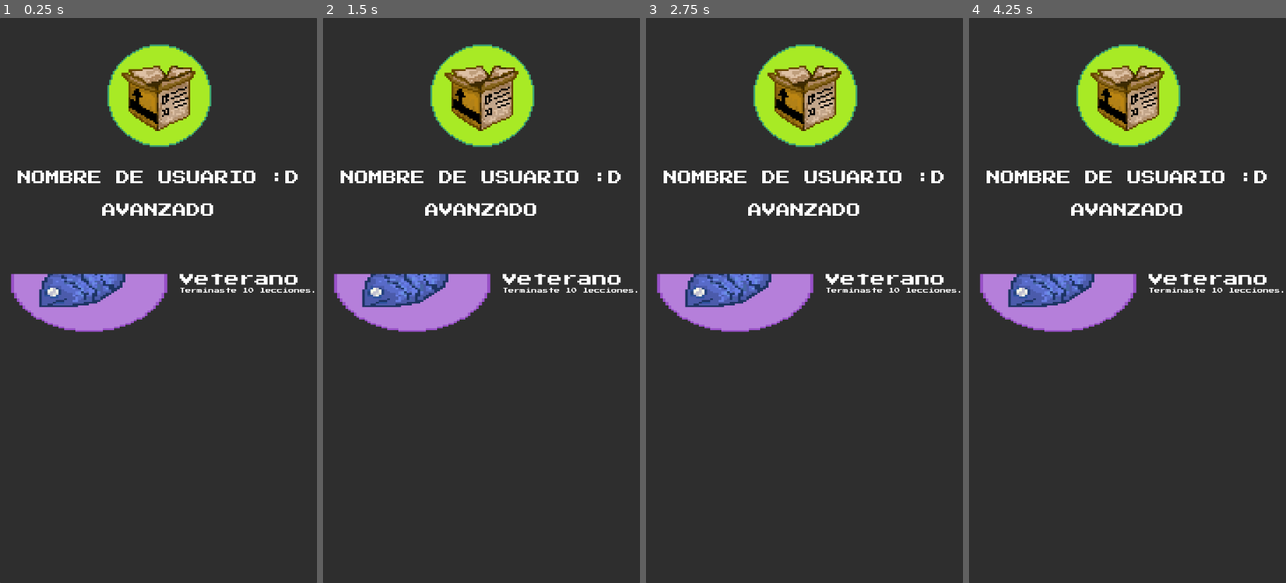
Above: before the commit, frames 1-4 (left to right).
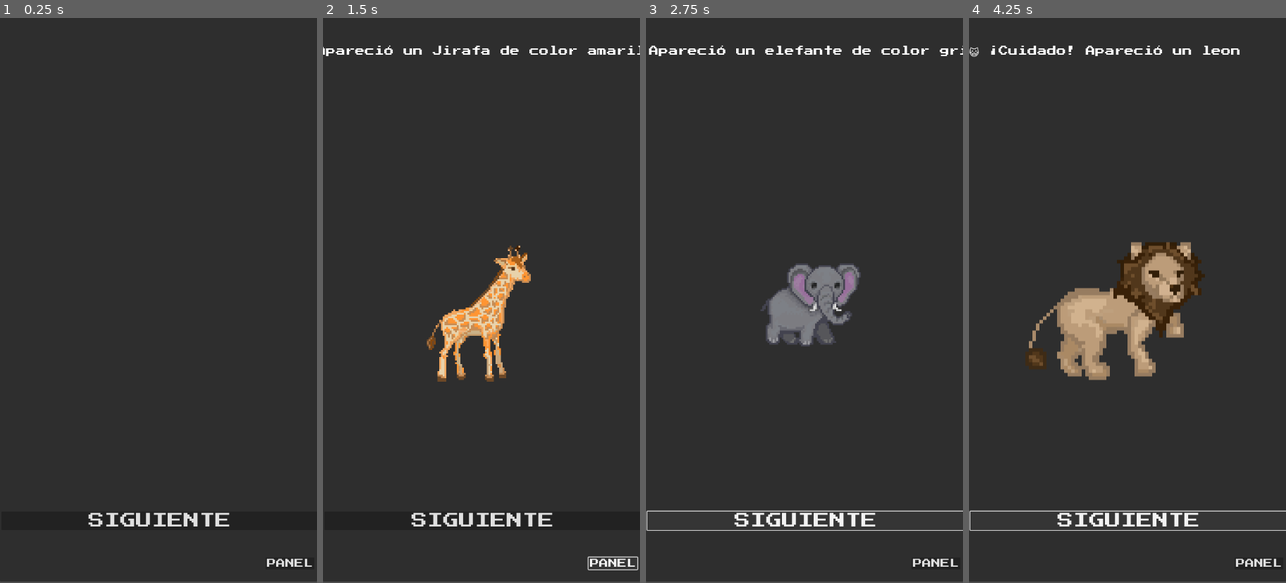
Above: after the commit, the same moments.

Repository: TonyCast2005/Galileo
Game: Godot game, scene res://scenes/escenarios/safari/safari.tscn
The game is run twice, just before and just after one commit, with the same random seed, the same clock (stepped at 60 frames per second) and the same inputs. Before the commit the project starts from res://scenes/ui/usuario/profile.tscn.
Inputs (mouse positions are in pixels of both pictures, inside the frame that each line leads up to):
- Up to frame 1 (0.25 s): no input
- Up to frame 2 (1.5 s): click (481, 520) at 0.5 s, where only the run after the commit has a clickable "SIGUIENTE"; click (611, 566) at 1.25 s, where only the run after the commit has a clickable "PANEL"
- Up to frame 3 (2.75 s): click (804, 520) at 2 s, where only the run after the commit has a clickable "SIGUIENTE"
- Up to frame 4 (4.25 s): click (1257, 566) at 2.75 s, where only the run after the commit has a clickable "PANEL"; click (1127, 520) at 3.5 s, where only the run after the commit has a clickable "SIGUIENTE"

The runs differ from the first frame. In frame 1, 12% of the frame differs, in the area x 0-100%, y 4-100%; in frame 2, 15%; in frame 3, 15%; in frame 4, 18%.

Commit message:
ESCENARIOS, SAFARI , INTERFACES
Se estan trabajando los escenarios y las interfaces en esta version

Diff:
--- a/project.godot
+++ b/project.godot
@@ -11,7 +11,7 @@
 [application]
 
 config/name="GalileoV1"
-run/main_scene="uid://bgo4qt24vrcpg"
+run/main_scene="uid://bmth262op7hmk"
 config/features=PackedStringArray("4.4", "Mobile")
 config/icon="res://assets/sprites/icon.svg"
 
--- /dev/null
+++ b/scenes/escenarios/safari/safari.tscn
@@ -0,0 +1,89 @@
+[gd_scene load_steps=3 format=3 uid="uid://bmth262op7hmk"]
+
+[ext_resource type="Script" uid="uid://gfvwws6gpu0p" path="res://scripts/escenarios/safari_scripts/safari.gd" id="1_jy18e"]
+[ext_resource type="Script" uid="uid://cw0y7814ge7j5" path="res://scripts/escenarios/safari_scripts/button.gd" id="2_k7xtc"]
+
+[node name="Node2D" type="Node2D"]
+position = Vector2(364, 430)
+
+[node name="CanvasLayer" type="CanvasLayer" parent="."]
+
+[node name="Control" type="Control" parent="CanvasLayer"]
+layout_mode = 3
+anchors_preset = 15
+anchor_right = 1.0
+anchor_bottom = 1.0
+grow_horizontal = 2
+grow_vertical = 2
+script = ExtResource("1_jy18e")
+
+[node name="CommandPanel" type="Panel" parent="CanvasLayer/Control"]
+layout_mode = 1
+anchors_preset = 15
+anchor_right = 1.0
+anchor_bottom = 1.0
+offset_top = -3.0
+offset_bottom = -3.0
+grow_horizontal = 2
+grow_vertical = 2
+
+[node name="panellabel" type="Label" parent="CanvasLayer/Control/CommandPanel"]
+layout_mode = 0
+offset_right = 40.0
+offset_bottom = 13.0
+
+[node name="MessageLabel" type="Label" parent="CanvasLayer/Control"]
+custom_minimum_size = Vector2(70, 0)
+layout_mode = 1
+anchors_preset = 14
+anchor_top = 0.5
+anchor_right = 1.0
+anchor_bottom = 0.5
+offset_top = -570.0
+offset_bottom = -555.0
+grow_horizontal = 2
+grow_vertical = 2
+theme_override_font_sizes/font_size = 22
+justification_flags = 162
+
+[node name="NextButton" type="Button" parent="CanvasLayer/Control"]
+layout_mode = 1
+anchors_preset = 12
+anchor_top = 1.0
+anchor_right = 1.0
+anchor_bottom = 1.0
+offset_left = 3.0
+offset_top = -162.0
+offset_right = 3.0
+offset_bottom = -120.0
+grow_horizontal = 2
+grow_vertical = 0
+theme_override_font_sizes/font_size = 36
+text = "SIGUIENTE"
+
+[node name="AnimalSprite" type="Sprite2D" parent="CanvasLayer/Control"]
+position = Vector2(400, 390)
+
+[node name="SpawnTimer" type="Timer" parent="CanvasLayer/Control"]
+wait_time = 1.745
+autostart = true
+
+[node name="Button" type="Button" parent="CanvasLayer/Control"]
+layout_mode = 1
+anchors_preset = 3
+anchor_left = 1.0
+anchor_top = 1.0
+anchor_right = 1.0
+anchor_bottom = 1.0
+offset_left = -117.0
+offset_top = -58.0
+offset_right = -6.0
+offset_bottom = -31.0
+grow_horizontal = 0
+grow_vertical = 0
+theme_override_font_sizes/font_size = 21
+text = "PANEL"
+script = ExtResource("2_k7xtc")
+
+[connection signal="pressed" from="CanvasLayer/Control/NextButton" to="CanvasLayer/Control" method="_on_next_button_pressed"]
+[connection signal="timeout" from="CanvasLayer/Control/SpawnTimer" to="CanvasLayer/Control" method="_on_spawn_timer_timeout"]
--- /dev/null
+++ b/scripts/escenarios/safari_scripts/button.gd
@@ -0,0 +1 @@
+extends Button
--- /dev/null
+++ b/scripts/escenarios/safari_scripts/panel.gd
@@ -0,0 +1,22 @@
+extends Panel
+
+@onready var tween = get_tree().create_tween()
+@onready var label = $Label
+@onready var toggle_button = $ToggleButton  # botón dentro del panel
+
+var panel_open = false
+
+func _ready():
+    # Conectamos el botón a la función toggle
+    toggle_button.pressed.connect(toggle_panel)
+
+func toggle_panel():
+    tween.kill()  # cancela cualquier animación anterior
+    if panel_open:
+        # Cerrar: subir fuera de la pantalla
+        tween.tween_property(self, "rect_position:y", -size.y, 0.5).set_trans(Tween.TRANS_SINE).set_ease(Tween.EASE_OUT)
+        panel_open = false
+    else:
+        # Abrir: bajar a posición visible
+        tween.tween_property(self, "rect_position:y", 0, 0.5).set_trans(Tween.TRANS_SINE).set_ease(Tween.EASE_OUT)
+        panel_open = true
--- /dev/null
+++ b/scripts/escenarios/safari_scripts/safari.gd
@@ -0,0 +1,54 @@
+extends Control
+
+@onready var message_label = $MessageLabel
+@onready var animal_sprite = $AnimalSprite
+@onready var spawn_timer = $SpawnTimer  # Timer en la escena
+
+# Lista de animales con imagen
+var animales = [
+    {"tipo": "Jirafa", "color": "amarillo", "peligroso": false, "imagen": "res://assets/sprites/safari/animales/jirafa.png"},
+    {"tipo": "cocodrilo", "color": "verde", "peligroso": true, "imagen":"res://assets/sprites/safari/animales/cocodrilo.png"},
+    {"tipo": "elefante", "color": "gris", "peligroso": false, "imagen": "res://assets/sprites/safari/animales/elefante .png"},
+    {"tipo": "cebra", "color": "blanco", "peligroso": false, "imagen": "res://assets/sprites/safari/animales/cebra.png"},
+    {"tipo": "leon", "color": "naranja", "peligroso": true, "imagen": "res://assets/sprites/safari/animales/león .png"}
+]
+
+var indice_actual = 0
+
+func _ready():
+    spawn_timer.start()  # Inicia el Timer al cargar la escena
+
+func mostrar_animal():
+    if indice_actual >= animales.size():
+        indice_actual = 0
+
+    var animal = animales[indice_actual]
+    animal_sprite.texture = load(animal["imagen"])
+    animal_sprite.position = get_viewport_rect().size / 2
+    animal_sprite.scale = Vector2(0, 0)  # empieza invisible
+    animal_sprite.modulate.a = 0  # transparencia inicial
+
+    # Crear Tween
+    var tween = create_tween()
+    tween.tween_property(animal_sprite, "scale", Vector2(1, 1), 0.4).set_trans(Tween.TRANS_BACK).set_ease(Tween.EASE_OUT)
+    tween.parallel().tween_property(animal_sprite, "modulate:a", 1.0, 0.4)
+    tween.tween_property(animal_sprite, "position:y", animal_sprite.position.y - 30, 0.2).set_trans(Tween.TRANS_SINE).set_ease(Tween.EASE_OUT)
+    tween.tween_property(animal_sprite, "position:y", animal_sprite.position.y, 0.2).set_trans(Tween.TRANS_BOUNCE).set_ease(Tween.EASE_OUT)
+
+   # Cambiar mensaje
+    if animal["peligroso"]:
+        message_label.text = "😺 ¡Cuidado! Apareció un " + animal["tipo"]
+    else:
+        message_label.text = "📸 Apareció un " + animal["tipo"] + " de color " + animal["color"]
+
+    indice_actual += 1
+
+
+
+# Conectado al botón "NextButton" (opcional)
+func _on_next_button_pressed() -> void:
+    mostrar_animal()
+
+
+func _on_spawn_timer_timeout() -> void:
+   mostrar_animal()
Binary file added: assets/sprites/safari/animales/cebra.png
Not shown, added: assets/sprites/safari/animales/cebra.png.import
Binary file added: assets/sprites/safari/animales/cocodrilo.png
Not shown, added: assets/sprites/safari/animales/cocodrilo.png.import
Binary file added: assets/sprites/safari/animales/elefante .png
Not shown, added: assets/sprites/safari/animales/elefante .png.import
Binary file added: assets/sprites/safari/animales/jirafa.png
Not shown, added: assets/sprites/safari/animales/jirafa.png.import
Binary file added: assets/sprites/safari/animales/león .png
Not shown, added: assets/sprites/safari/animales/león .png.import
Not shown, added: scripts/escenarios/safari_scripts/button.gd.uid
Not shown, added: scripts/escenarios/safari_scripts/panel.gd.uid
(and 1 more such lines)
